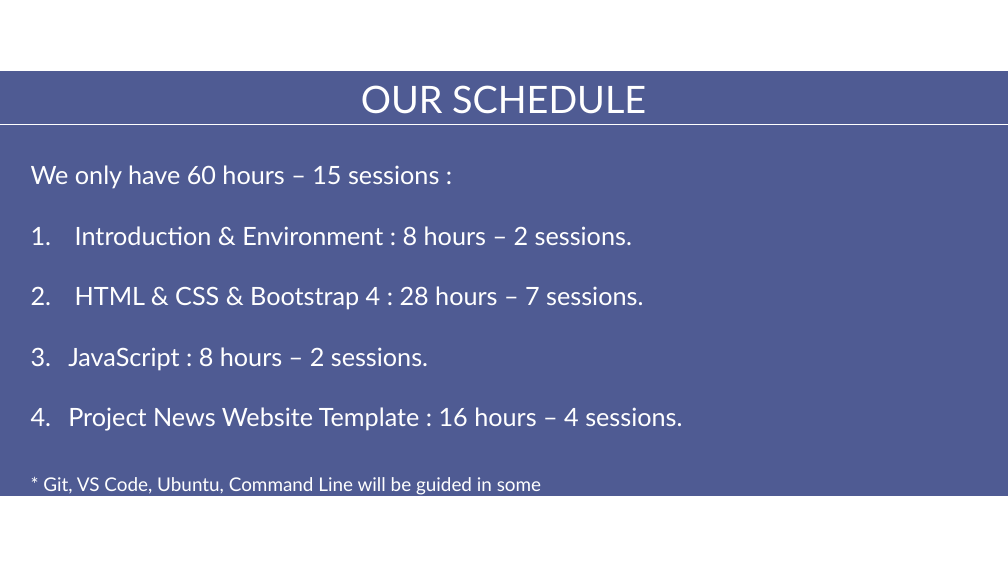
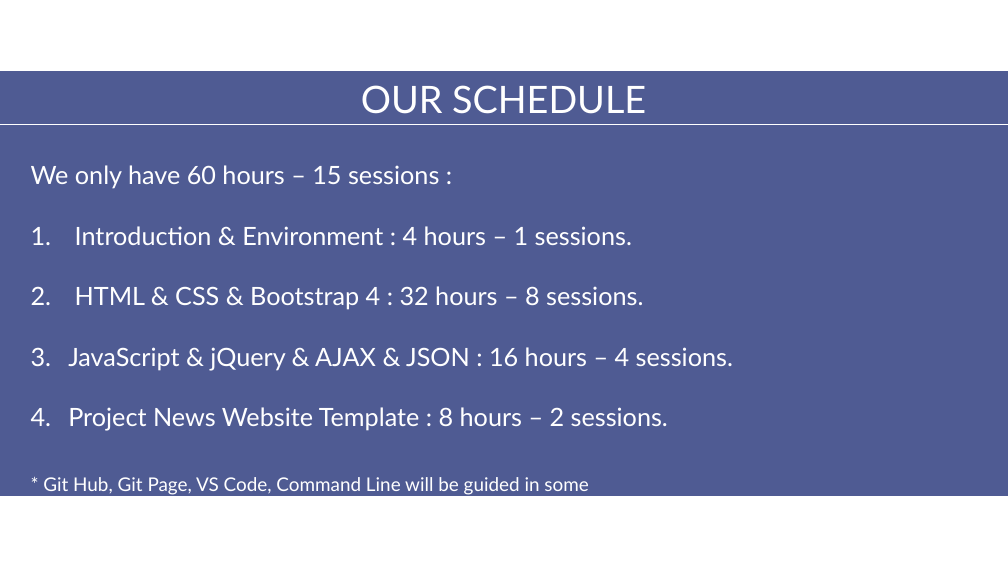
Before and after one commit to aptech-php/aptech-php-course, a slide deck: slide 12 of HTML-CSS-JS/slides/0-Greeting.pptx. Drawn at 1008x567 pixels with LibreOffice and Linux fonts; fonts in the diff are those of the drawing. Boxes give left, top, right and bottom in pixels: in the first picture for what was removed or moved away, otherwise in the second. Text is boxed around its words. In the diff, an @@ line names an element or a change of style, - is before the commit and + after.

Commit message:
updated slide html 0

```diff
--- a/HTML-CSS-JS/slides/0-Greeting.pptx
+++ b/HTML-CSS-JS/slides/0-Greeting.pptx
@@ text at bbox=[68, 226, 733, 431]: text changed @@
-1. Introduction & Environment : 8 hours – 2 sessions.
-2. HTML & CSS & Bootstrap 4 : 28 hours – 7 sessions.
-3. JavaScript : 8 hours – 2 sessions.
-4. Project News Website Template : 16 hours – 4 sessions.
+1. Introduction & Environment : 4 hours – 1 sessions.
+2. HTML & CSS & Bootstrap 4 : 32 hours – 8 sessions.
+3. JavaScript & jQuery & AJAX & JSON : 16 hours – 4 sessions.
+4. Project News Website Template : 8 hours – 2 sessions.
@@ text at bbox=[43, 477, 588, 495]: text changed @@
-* Git, VS Code, Ubuntu, Command Line will be guided in some session.
+* Git Hub, Git Page, VS Code, Command Line will be guided in some session.
```
Also in this commit, not shown: 1 other slide changed, 7 other files.
